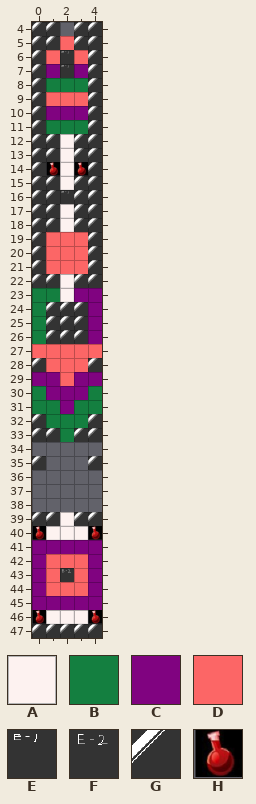
Tiled map: Dri/Resources/tilemap/floor001.tmx. Above: the version before the commit.
Cells are 60x60 px. Shown: x 0..4, y 4..47.
Key: from "floor1": A 1 "1000", B 2 "1001", C 3 "1002", D 4 "1003", E 5 "2000", F 6 "2001", G 7 "1999", H 8 "3000".
_ is an empty cell.
Layer "main" before, first column x 0:
 4 GG_GG
 5 GGDGG
 6 GDEDG
 7 GCECG
 8 GBBBG
 9 GDDDG
10 GCCCG
11 GBBBG
12 GGAGG
13 GGAGG
14 GHAHG
15 GGAGG
16 GGEGG
17 GGAGG
18 GGAGG
19 GDDDG
20 GDDDG
21 GDDDG
22 GGAGG
23 BBACC
24 BGGGC
25 BGGGC
26 BGGGC
27 DDDDD
28 GDDDG
29 CCDCC
30 BCCCB
31 BBCBB
32 GBBBG
33 GGBGG
34 _____
35 G___G
36 _____
37 _____
38 _____
39 GGAGG
40 HAAAH
41 CCCCC
42 CDDDC
43 CDFDC
44 CDDDC
45 CCCCC
46 HAAAH
47 GGGGG
And afterwards:
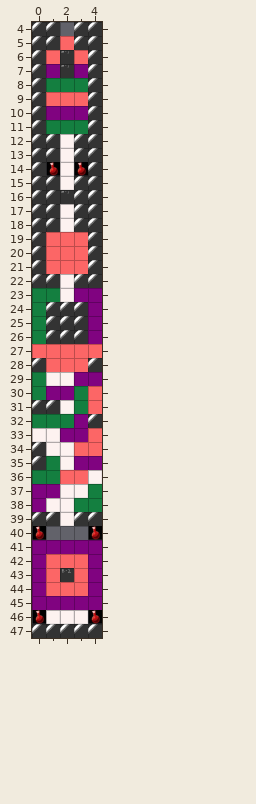
The commit says: change map Signed-off-by: okihara <okihara.masataka@dena.jp>
The edit:
Layer "main":
y 29: x 0..2 CCD -> BAA
y 30: x 3..4 CB -> BD
y 31: x 0..2 BBC -> GGA; x 4 B -> D
y 32: x 0 G -> B; x 3 B -> C
y 33: x 0..4 GGBGG -> AACCD
y 34: x 0..4 _____ -> GAADD
y 35: x 1..4 ___G -> BACC
y 36: x 0..4 _____ -> BBDDA
y 37: x 0..4 _____ -> CCAAB
y 38: x 0..4 _____ -> CAABB
y 40: x 1..3 AAA -> ___
Where, in picture pixels (left, top, right, bottom), the same in both pictures:
changed: (32, 372, 102, 512)
removed: (46, 526, 88, 540)
